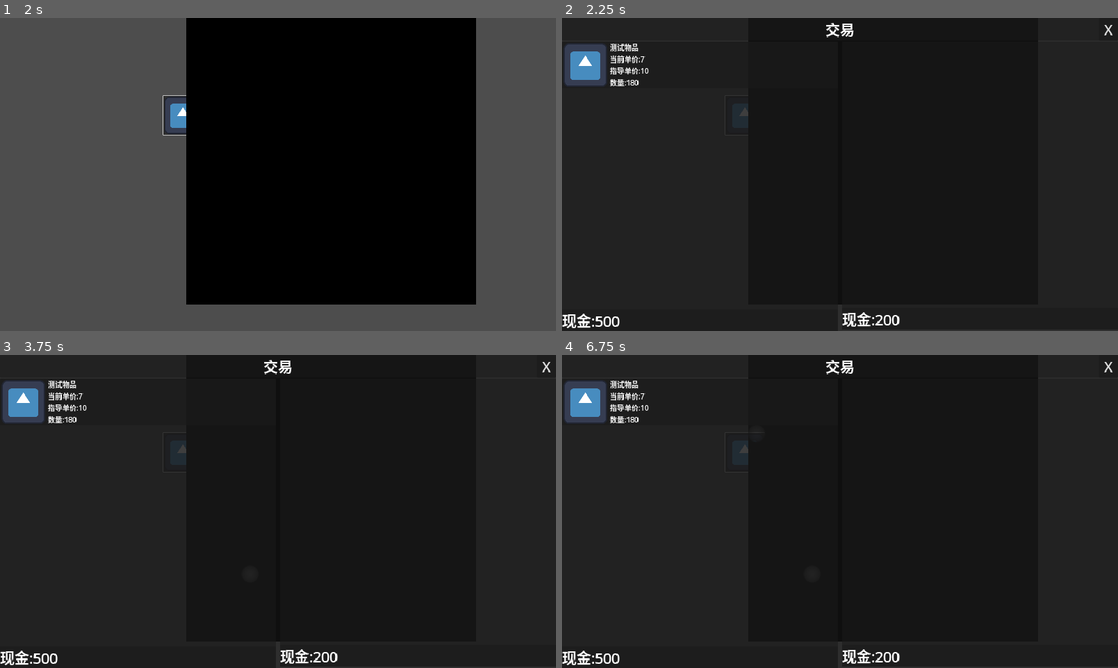
Above: before the commit, frames 1-4 (two rows, left to right).
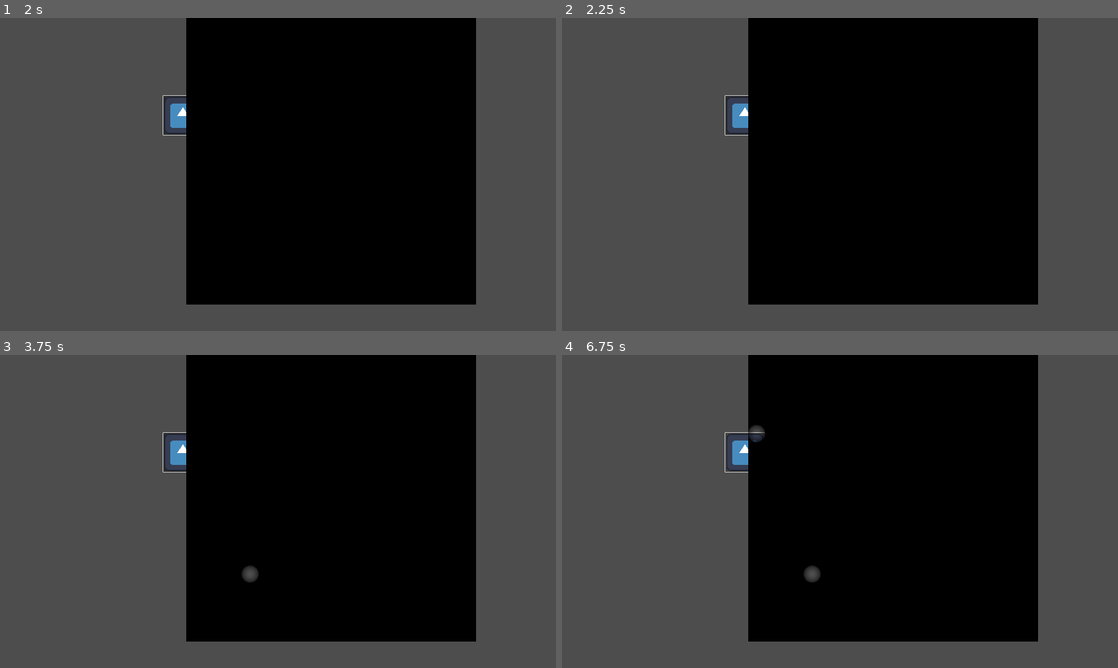
Above: after the commit, the same moments.

Repository: lxdua/EndingLine
Game: Godot game, scene res://Scene/Trade/Scene/trade_test.tscn
Same seed, same stepped clock (60 frames per second), same inputs: the game is played once before the commit and once after it. This scene is started directly instead of the project's main scene. The engine's default icon, where the game draws it, is replaced by a stand-in: a white triangle on a blue panel in a dark square.
Inputs (mouse positions are in pixels of both pictures, inside the frame that each line leads up to):
- Up to frame 1 (2 s): click (183, 115) at 0.5 s; tap Enter at 1.25 s; move the mouse to (400, 158) at 1.27 s; press the mouse at (400, 158) at 1.28 s
- Up to frame 2 (2.25 s): tap Space at 2 s; move the mouse to (728, 190) at 2.02 s; release the mouse at (728, 190) at 2.03 s; hold A from 2.03 s (still down); tap Q at 2.1 s
- Up to frame 3 (3.75 s): tap Enter at 2.75 s; move the mouse to (333, 442) at 2.77 s; release A at 2.78 s; press the mouse at (333, 442) at 2.78 s; tap Space at 3.5 s; move the mouse to (250, 574) at 3.52 s; release the mouse at (250, 574) at 3.53 s; tap Q at 3.6 s; click (250, 574) at 3.67 s
- Up to frame 4 (6.75 s): tap Enter at 4.25 s; move the mouse to (1006, 558) at 4.27 s; press the mouse at (1006, 558) at 4.28 s; hold A 4.28-6.53 s; tap Space at 5 s; move the mouse to (673, 464) at 5.02 s; release the mouse at (673, 464) at 5.03 s; tap Q at 5.1, 6.6 s; move the mouse to (867, 511) at 5.77 s; press the mouse at (867, 511) at 5.78 s; move the mouse to (756, 433) at 6.52 s; release the mouse at (756, 433) at 6.53 s

Frame 1 is identical in both runs. In frame 2, 52% of the frame differs, in the area x 0-100%, y 0-100%; in frame 3, 52%; in frame 4, 52%.

Commit message:
1

Diff:
--- /dev/null
+++ b/endinglinetry/Scene/Trade/Scene/BackPackUI/back_pack_item.tscn
@@ -0,0 +1,44 @@
+[gd_scene load_steps=2 format=3 uid="uid://b0f6khkqepsmf"]
+
+[ext_resource type="Texture2D" uid="uid://dgbe8puaplb6m" path="res://icon.svg" id="1_r271d"]
+
+[node name="BackPackItem" type="PanelContainer"]
+
+[node name="HBoxContainer" type="HBoxContainer" parent="."]
+layout_mode = 2
+
+[node name="MarginContainer" type="MarginContainer" parent="HBoxContainer"]
+layout_mode = 2
+theme_override_constants/margin_left = 5
+theme_override_constants/margin_top = 5
+theme_override_constants/margin_right = 5
+theme_override_constants/margin_bottom = 5
+
+[node name="TextureRect" type="TextureRect" parent="HBoxContainer/MarginContainer"]
+clip_contents = true
+custom_minimum_size = Vector2(100, 100)
+layout_mode = 2
+texture = ExtResource("1_r271d")
+expand_mode = 1
+
+[node name="VBoxContainer" type="VBoxContainer" parent="HBoxContainer"]
+layout_mode = 2
+size_flags_horizontal = 3
+
+[node name="Label" type="Label" parent="HBoxContainer/VBoxContainer"]
+layout_mode = 2
+size_flags_vertical = 6
+theme_override_font_sizes/font_size = 20
+text = "数量：999"
+
+[node name="Label2" type="Label" parent="HBoxContainer/VBoxContainer"]
+layout_mode = 2
+size_flags_vertical = 6
+theme_override_font_sizes/font_size = 20
+text = "总价：999"
+
+[node name="Label3" type="Label" parent="HBoxContainer/VBoxContainer"]
+layout_mode = 2
+size_flags_vertical = 6
+theme_override_font_sizes/font_size = 20
+text = "总重：999"
--- a/endinglinetry/Scene/Trade/Scene/BackPackUI/back_pack_ui.tscn
+++ b/endinglinetry/Scene/Trade/Scene/BackPackUI/back_pack_ui.tscn
@@ -1,161 +1,257 @@
-[gd_scene load_steps=3 format=3 uid="uid://b21dow7f1jk64"]
+[gd_scene load_steps=7 format=3 uid="uid://b21dow7f1jk64"]
 
 [ext_resource type="Script" path="res://Scene/Trade/Script/BackPackUI/back_pack_ui.gd" id="1_1xk6r"]
+[ext_resource type="Script" path="res://Scene/Trade/Scene/BackPackUI/sort_menu_button.gd" id="2_avq5b"]
 [ext_resource type="Texture2D" uid="uid://dgbe8puaplb6m" path="res://icon.svg" id="2_d2vvn"]
+[ext_resource type="PackedScene" uid="uid://b0f6khkqepsmf" path="res://Scene/Trade/Scene/BackPackUI/back_pack_item.tscn" id="2_fl7gm"]
+
+[sub_resource type="StyleBoxEmpty" id="StyleBoxEmpty_lo3ek"]
+
+[sub_resource type="StyleBoxEmpty" id="StyleBoxEmpty_4o2c3"]
 
 [node name="BackPackUI" type="PanelContainer"]
-custom_minimum_size = Vector2(1000, 700)
 anchors_preset = 8
 anchor_left = 0.5
 anchor_top = 0.5
 anchor_right = 0.5
 anchor_bottom = 0.5
-offset_left = -300.0
-offset_top = -400.0
-offset_right = 300.0
-offset_bottom = 400.0
+offset_left = -504.0
+offset_top = -500.0
+offset_right = 496.0
+offset_bottom = 451.0
 grow_horizontal = 2
 grow_vertical = 2
 size_flags_horizontal = 3
 size_flags_vertical = 3
+theme_override_styles/panel = SubResource("StyleBoxEmpty_lo3ek")
 script = ExtResource("1_1xk6r")
 
-[node name="VBoxContainer" type="VBoxContainer" parent="."]
-layout_mode = 2
-
-[node name="PanelContainer" type="PanelContainer" parent="VBoxContainer"]
-layout_mode = 2
-
-[node name="CenterContainer" type="CenterContainer" parent="VBoxContainer/PanelContainer"]
-layout_mode = 2
-
-[node name="Label" type="Label" parent="VBoxContainer/PanelContainer/CenterContainer"]
+[node name="HSplitContainer" type="HSplitContainer" parent="."]
+layout_mode = 2
+theme_override_constants/separation = -99
+
+[node name="VBoxContainer" type="VBoxContainer" parent="HSplitContainer"]
+custom_minimum_size = Vector2(500, 0)
+layout_mode = 2
+size_flags_horizontal = 3
+
+[node name="CenterContainer" type="CenterContainer" parent="HSplitContainer/VBoxContainer"]
+layout_mode = 2
+
+[node name="Label" type="Label" parent="HSplitContainer/VBoxContainer/CenterContainer"]
 layout_mode = 2
 theme_override_font_sizes/font_size = 30
 text = "货物"
 
-[node name="Button" type="Button" parent="VBoxContainer/PanelContainer"]
-layout_mode = 2
-size_flags_horizontal = 8
-theme_override_font_sizes/font_size = 30
-text = " X "
-
-[node name="HBoxContainer" type="HBoxContainer" parent="VBoxContainer"]
-layout_mode = 2
-size_flags_vertical = 3
-
-[node name="VBoxContainer" type="VBoxContainer" parent="VBoxContainer/HBoxContainer"]
-layout_mode = 2
-size_flags_horizontal = 3
-
-[node name="PanelContainer" type="PanelContainer" parent="VBoxContainer/HBoxContainer/VBoxContainer"]
-layout_mode = 2
-size_flags_horizontal = 3
-size_flags_vertical = 3
-
-[node name="ScrollContainer" type="ScrollContainer" parent="VBoxContainer/HBoxContainer/VBoxContainer/PanelContainer"]
-layout_mode = 2
-
-[node name="MarginContainer" type="MarginContainer" parent="VBoxContainer/HBoxContainer/VBoxContainer/PanelContainer/ScrollContainer"]
-layout_mode = 2
-size_flags_horizontal = 3
-size_flags_vertical = 3
-
-[node name="ItemList" type="ItemList" parent="VBoxContainer/HBoxContainer/VBoxContainer/PanelContainer/ScrollContainer/MarginContainer"]
-layout_mode = 2
-item_count = 6
-max_columns = 5
-same_column_width = true
-fixed_column_width = 90
-icon_mode = 0
-fixed_icon_size = Vector2i(75, 75)
-item_0/text = "X123"
-item_0/icon = ExtResource("2_d2vvn")
-item_1/text = "X321"
-item_1/icon = ExtResource("2_d2vvn")
-item_2/icon = ExtResource("2_d2vvn")
-item_3/icon = ExtResource("2_d2vvn")
-item_4/icon = ExtResource("2_d2vvn")
-item_5/icon = ExtResource("2_d2vvn")
-
-[node name="PanelContainer2" type="PanelContainer" parent="VBoxContainer/HBoxContainer/VBoxContainer"]
-layout_mode = 2
-
-[node name="Label" type="Label" parent="VBoxContainer/HBoxContainer/VBoxContainer/PanelContainer2"]
-layout_mode = 2
-theme_override_font_sizes/font_size = 30
-text = "总载重：999"
-
-[node name="PanelContainer" type="PanelContainer" parent="VBoxContainer/HBoxContainer"]
-layout_mode = 2
-size_flags_horizontal = 3
-
-[node name="VBoxContainer" type="VBoxContainer" parent="VBoxContainer/HBoxContainer/PanelContainer"]
-layout_mode = 2
-
-[node name="PanelContainer" type="PanelContainer" parent="VBoxContainer/HBoxContainer/PanelContainer/VBoxContainer"]
-custom_minimum_size = Vector2(250, 0)
-layout_mode = 2
-
-[node name="CenterContainer" type="CenterContainer" parent="VBoxContainer/HBoxContainer/PanelContainer/VBoxContainer/PanelContainer"]
-layout_mode = 2
-
-[node name="Label" type="Label" parent="VBoxContainer/HBoxContainer/PanelContainer/VBoxContainer/PanelContainer/CenterContainer"]
-layout_mode = 2
-theme_override_font_sizes/font_size = 30
-text = "物品名称"
-
-[node name="MarginContainer" type="MarginContainer" parent="VBoxContainer/HBoxContainer/PanelContainer/VBoxContainer"]
-layout_mode = 2
-theme_override_constants/margin_left = 5
-theme_override_constants/margin_right = 5
-theme_override_constants/margin_bottom = 10
-
-[node name="HBoxContainer" type="HBoxContainer" parent="VBoxContainer/HBoxContainer/PanelContainer/VBoxContainer/MarginContainer"]
-layout_mode = 2
-
-[node name="PanelContainer" type="PanelContainer" parent="VBoxContainer/HBoxContainer/PanelContainer/VBoxContainer/MarginContainer/HBoxContainer"]
-layout_mode = 2
-
-[node name="TextureRect" type="TextureRect" parent="VBoxContainer/HBoxContainer/PanelContainer/VBoxContainer/MarginContainer/HBoxContainer/PanelContainer"]
+[node name="PanelContainer" type="PanelContainer" parent="HSplitContainer/VBoxContainer"]
+layout_mode = 2
+
+[node name="MarginContainer" type="MarginContainer" parent="HSplitContainer/VBoxContainer/PanelContainer"]
+layout_mode = 2
+theme_override_constants/margin_top = 10
+theme_override_constants/margin_right = 10
+theme_override_constants/margin_bottom = 10
+
+[node name="HBoxContainer" type="HBoxContainer" parent="HSplitContainer/VBoxContainer/PanelContainer/MarginContainer"]
+layout_mode = 2
+
+[node name="Label" type="Label" parent="HSplitContainer/VBoxContainer/PanelContainer/MarginContainer/HBoxContainer"]
+layout_mode = 2
+theme_override_font_sizes/font_size = 30
+text = " 载重：
+"
+
+[node name="VBoxContainer" type="VBoxContainer" parent="HSplitContainer/VBoxContainer/PanelContainer/MarginContainer/HBoxContainer"]
+layout_mode = 2
+size_flags_horizontal = 3
+
+[node name="HBoxContainer" type="HBoxContainer" parent="HSplitContainer/VBoxContainer/PanelContainer/MarginContainer/HBoxContainer/VBoxContainer"]
+layout_mode = 2
+
+[node name="Label" type="Label" parent="HSplitContainer/VBoxContainer/PanelContainer/MarginContainer/HBoxContainer/VBoxContainer/HBoxContainer"]
+layout_mode = 2
+text = "999"
+
+[node name="Label2" type="Label" parent="HSplitContainer/VBoxContainer/PanelContainer/MarginContainer/HBoxContainer/VBoxContainer/HBoxContainer"]
+layout_mode = 2
+text = "/"
+
+[node name="Label3" type="Label" parent="HSplitContainer/VBoxContainer/PanelContainer/MarginContainer/HBoxContainer/VBoxContainer/HBoxContainer"]
+layout_mode = 2
+text = "999"
+
+[node name="ProgressBar" type="ProgressBar" parent="HSplitContainer/VBoxContainer/PanelContainer/MarginContainer/HBoxContainer/VBoxContainer"]
+layout_mode = 2
+step = 1.0
+value = 14.0
+
+[node name="PanelContainer3" type="PanelContainer" parent="HSplitContainer/VBoxContainer"]
+layout_mode = 2
+
+[node name="SortMenuButton" type="MenuButton" parent="HSplitContainer/VBoxContainer/PanelContainer3"]
+layout_mode = 2
+theme_override_font_sizes/font_size = 20
+text = "默认排列"
+item_count = 3
+popup/item_0/text = "默认排列"
+popup/item_1/text = "负重排序"
+popup/item_1/id = 1
+popup/item_2/text = "价值排序"
+popup/item_2/id = 2
+script = ExtResource("2_avq5b")
+
+[node name="PanelContainer2" type="PanelContainer" parent="HSplitContainer/VBoxContainer"]
+layout_mode = 2
+size_flags_vertical = 3
+
+[node name="ScrollContainer" type="ScrollContainer" parent="HSplitContainer/VBoxContainer/PanelContainer2"]
+layout_mode = 2
+horizontal_scroll_mode = 0
+
+[node name="VBoxContainer" type="VBoxContainer" parent="HSplitContainer/VBoxContainer/PanelContainer2/ScrollContainer"]
+layout_mode = 2
+size_flags_horizontal = 3
+size_flags_vertical = 3
+
+[node name="BackPackItem" parent="HSplitContainer/VBoxContainer/PanelContainer2/ScrollContainer/VBoxContainer" instance=ExtResource("2_fl7gm")]
+layout_mode = 2
+
+[node name="PanelContainer" type="PanelContainer" parent="HSplitContainer"]
 clip_contents = true
-custom_minimum_size = Vector2(200, 200)
+layout_mode = 2
+size_flags_horizontal = 3
+theme_override_styles/panel = SubResource("StyleBoxEmpty_4o2c3")
+
+[node name="PanelContainer" type="PanelContainer" parent="HSplitContainer/PanelContainer"]
+custom_minimum_size = Vector2(450, 800)
+layout_mode = 2
+size_flags_horizontal = 0
+size_flags_vertical = 4
+
+[node name="VBoxContainer" type="VBoxContainer" parent="HSplitContainer/PanelContainer/PanelContainer"]
+layout_mode = 2
+
+[node name="PanelContainer" type="PanelContainer" parent="HSplitContainer/PanelContainer/PanelContainer/VBoxContainer"]
+layout_mode = 2
+
+[node name="HBoxContainer" type="HBoxContainer" parent="HSplitContainer/PanelContainer/PanelContainer/VBoxContainer/PanelContainer"]
+layout_mode = 2
+
+[node name="MarginContainer" type="MarginContainer" parent="HSplitContainer/PanelContainer/PanelContainer/VBoxContainer/PanelContainer/HBoxContainer"]
+layout_mode = 2
+theme_override_constants/margin_left = 10
+theme_override_constants/margin_top = 10
+theme_override_constants/margin_right = 10
+theme_override_constants/margin_bottom = 10
+
+[node name="TextureRect" type="TextureRect" parent="HSplitContainer/PanelContainer/PanelContainer/VBoxContainer/PanelContainer/HBoxContainer/MarginContainer"]
+custom_minimum_size = Vector2(150, 150)
 layout_mode = 2
 texture = ExtResource("2_d2vvn")
 expand_mode = 1
 
-[node name="PanelContainer2" type="PanelContainer" parent="VBoxContainer/HBoxContainer/PanelContainer/VBoxContainer/MarginContainer/HBoxContainer"]
-layout_mode = 2
-size_flags_horizontal = 3
-
-[node name="ScrollContainer" type="ScrollContainer" parent="VBoxContainer/HBoxContainer/PanelContainer/VBoxContainer/MarginContainer/HBoxContainer/PanelContainer2"]
-layout_mode = 2
-horizontal_scroll_mode = 0
-
-[node name="Label" type="Label" parent="VBoxContainer/HBoxContainer/PanelContainer/VBoxContainer/MarginContainer/HBoxContainer/PanelContainer2/ScrollContainer"]
-layout_mode = 2
+[node name="CenterContainer" type="CenterContainer" parent="HSplitContainer/PanelContainer/PanelContainer/VBoxContainer/PanelContainer/HBoxContainer"]
+layout_mode = 2
+size_flags_horizontal = 3
+
+[node name="Label" type="Label" parent="HSplitContainer/PanelContainer/PanelContainer/VBoxContainer/PanelContainer/HBoxContainer/CenterContainer"]
+layout_mode = 2
+theme_override_font_sizes/font_size = 30
+text = "物品名称"
+
+[node name="PanelContainer2" type="PanelContainer" parent="HSplitContainer/PanelContainer/PanelContainer/VBoxContainer"]
+layout_mode = 2
+size_flags_vertical = 3
+
+[node name="MarginContainer" type="MarginContainer" parent="HSplitContainer/PanelContainer/PanelContainer/VBoxContainer/PanelContainer2"]
+layout_mode = 2
+theme_override_constants/margin_left = 10
+theme_override_constants/margin_top = 10
+theme_override_constants/margin_right = 10
+theme_override_constants/margin_bottom = 10
+
+[node name="ScrollContainer" type="ScrollContainer" parent="HSplitContainer/PanelContainer/PanelContainer/VBoxContainer/PanelContainer2/MarginContainer"]
+layout_mode = 2
+
+[node name="Label" type="Label" parent="HSplitContainer/PanelContainer/PanelContainer/VBoxContainer/PanelContainer2/MarginContainer/ScrollContainer"]
+layout_mode = 2
+size_flags_horizontal = 3
+size_flags_vertical = 3
+theme_override_font_sizes/font_size = 20
 text = "物品介绍"
 
-[node name="MarginContainer2" type="MarginContainer" parent="VBoxContainer/HBoxContainer/PanelContainer/VBoxContainer"]
-layout_mode = 2
-size_flags_vertical = 3
+[node name="PanelContainer3" type="PanelContainer" parent="HSplitContainer/PanelContainer/PanelContainer/VBoxContainer"]
+layout_mode = 2
+
+[node name="MarginContainer" type="MarginContainer" parent="HSplitContainer/PanelContainer/PanelContainer/VBoxContainer/PanelContainer3"]
+layout_mode = 2
 theme_override_constants/margin_left = 10
-
-[node name="VBoxContainer" type="VBoxContainer" parent="VBoxContainer/HBoxContainer/PanelContainer/VBoxContainer/MarginContainer2"]
-layout_mode = 2
-size_flags_vertical = 3
-
-[node name="Label" type="Label" parent="VBoxContainer/HBoxContainer/PanelContainer/VBoxContainer/MarginContainer2/VBoxContainer"]
-layout_mode = 2
-theme_override_font_sizes/font_size = 30
-text = "物品数量：999"
-
-[node name="Label2" type="Label" parent="VBoxContainer/HBoxContainer/PanelContainer/VBoxContainer/MarginContainer2/VBoxContainer"]
-layout_mode = 2
-theme_override_font_sizes/font_size = 30
-text = "重量：999"
-
-[node name="Label3" type="Label" parent="VBoxContainer/HBoxContainer/PanelContainer/VBoxContainer/MarginContainer2/VBoxContainer"]
-layout_mode = 2
-theme_override_font_sizes/font_size = 30
-text = "指导价格：999"
+theme_override_constants/margin_top = 10
+theme_override_constants/margin_bottom = 10
+
+[node name="HBoxContainer" type="HBoxContainer" parent="HSplitContainer/PanelContainer/PanelContainer/VBoxContainer/PanelContainer3/MarginContainer"]
+layout_mode = 2
+
+[node name="VBoxContainer" type="VBoxContainer" parent="HSplitContainer/PanelContainer/PanelContainer/VBoxContainer/PanelContainer3/MarginContainer/HBoxContainer"]
+layout_mode = 2
+size_flags_horizontal = 3
+
+[node name="Label" type="Label" parent="HSplitContainer/PanelContainer/PanelContainer/VBoxContainer/PanelContainer3/MarginContainer/HBoxContainer/VBoxContainer"]
+layout_mode = 2
+theme_override_font_sizes/font_size = 25
+text = "数量：999"
+
+[node name="HBoxContainer" type="HBoxContainer" parent="HSplitContainer/PanelContainer/PanelContainer/VBoxContainer/PanelContainer3/MarginContainer/HBoxContainer/VBoxContainer"]
+layout_mode = 2
+
+[node name="Label" type="Label" parent="HSplitContainer/PanelContainer/PanelContainer/VBoxContainer/PanelContainer3/MarginContainer/HBoxContainer/VBoxContainer/HBoxContainer"]
+layout_mode = 2
+size_flags_horizontal = 3
+theme_override_font_sizes/font_size = 25
+text = "单价：999"
+
+[node name="Label2" type="Label" parent="HSplitContainer/PanelContainer/PanelContainer/VBoxContainer/PanelContainer3/MarginContainer/HBoxContainer/VBoxContainer/HBoxContainer"]
+layout_mode = 2
+size_flags_horizontal = 3
+theme_override_font_sizes/font_size = 25
+text = "总价：999"
+
+[node name="HBoxContainer2" type="HBoxContainer" parent="HSplitContainer/PanelContainer/PanelContainer/VBoxContainer/PanelContainer3/MarginContainer/HBoxContainer/VBoxContainer"]
+layout_mode = 2
+
+[node name="Label" type="Label" parent="HSplitContainer/PanelContainer/PanelContainer/VBoxContainer/PanelContainer3/MarginContainer/HBoxContainer/VBoxContainer/HBoxContainer2"]
+layout_mode = 2
+size_flags_horizontal = 3
+theme_override_font_sizes/font_size = 25
+text = "单重：999"
+
+[node name="Label2" type="Label" parent="HSplitContainer/PanelContainer/PanelContainer/VBoxContainer/PanelContainer3/MarginContainer/HBoxContainer/VBoxContainer/HBoxContainer2"]
+layout_mode = 2
+size_flags_horizontal = 3
+theme_override_font_sizes/font_size = 25
+text = "总重：999"
+
+[node name="CenterContainer" type="CenterContainer" parent="HSplitContainer/PanelContainer/PanelContainer/VBoxContainer"]
+custom_minimum_size = Vector2(0, 100)
+layout_mode = 2
+size_flags_horizontal = 3
+
+[node name="Button" type="Button" parent="HSplitContainer/PanelContainer/PanelContainer/VBoxContainer/CenterContainer"]
+custom_minimum_size = Vector2(150, 70)
+layout_mode = 2
+theme_override_font_sizes/font_size = 30
+text = "丢弃"
+
+[node name="MarginContainer" type="MarginContainer" parent="."]
+layout_mode = 2
+size_flags_horizontal = 8
+size_flags_vertical = 0
+theme_override_constants/margin_top = 30
+
+[node name="Button" type="Button" parent="MarginContainer"]
+custom_minimum_size = Vector2(70, 70)
+layout_mode = 2
+size_flags_horizontal = 8
+size_flags_vertical = 0
+theme_override_font_sizes/font_size = 40
+text = " X "
--- /dev/null
+++ b/endinglinetry/Scene/Trade/Scene/BackPackUI/sort_menu_button.gd
@@ -0,0 +1,10 @@
+extends MenuButton
+class_name SortMenuButton
+
+
+func _ready() -> void:
+	get_popup().id_pressed.connect(_popup_pressed)
+	text=get_popup().get_item_text(0)
+
+func _popup_pressed(id:int):
+	text=get_popup().get_item_text(id)
--- a/endinglinetry/Scene/Trade/Scene/trade_manage.tscn
+++ b/endinglinetry/Scene/Trade/Scene/trade_manage.tscn
@@ -6,7 +6,6 @@
 [ext_resource type="PackedScene" uid="uid://b21dow7f1jk64" path="res://Scene/Trade/Scene/BackPackUI/back_pack_ui.tscn" id="4_86vm7"]
 
 [node name="TradeManage" type="Node2D" groups=["TradeManage"]]
-visible = false
 script = ExtResource("1_f7xi3")
 
 [node name="PlayerTradeGoods" type="Node" parent="."]
@@ -19,5 +18,6 @@
 visible = false
 
 [node name="BackPackUI" parent="." instance=ExtResource("4_86vm7")]
+visible = false
 
 [editable path="TradeUI"]
--- a/endinglinetry/Scene/Trade/Script/trade_manage.gd
+++ b/endinglinetry/Scene/Trade/Script/trade_manage.gd
@@ -22,12 +22,6 @@
 func update_list_goods():
 	trade_ui.update_list_goods(player_trade_goods,trade_partner)
 
-
-
-func _input(event: InputEvent) -> void:
-	if event is InputEventKey:
-		if event.keycode == KEY_A:
-			open_trade_ui($"../Sprite2D/TradeGoods")
 
 
 func Trade(trade_goods_struct:TradeGoodsStruct,number:int)->bool:
